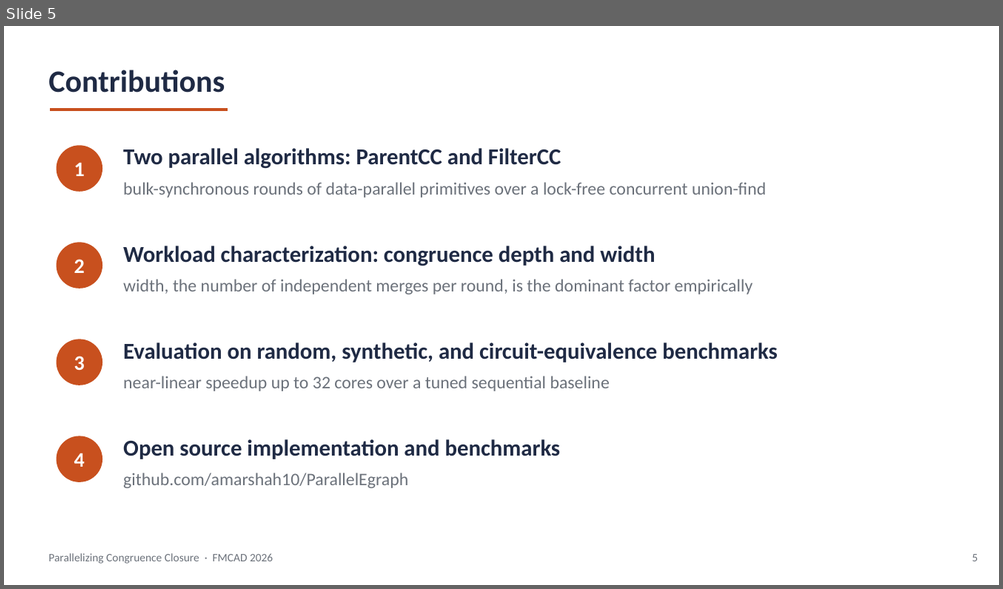
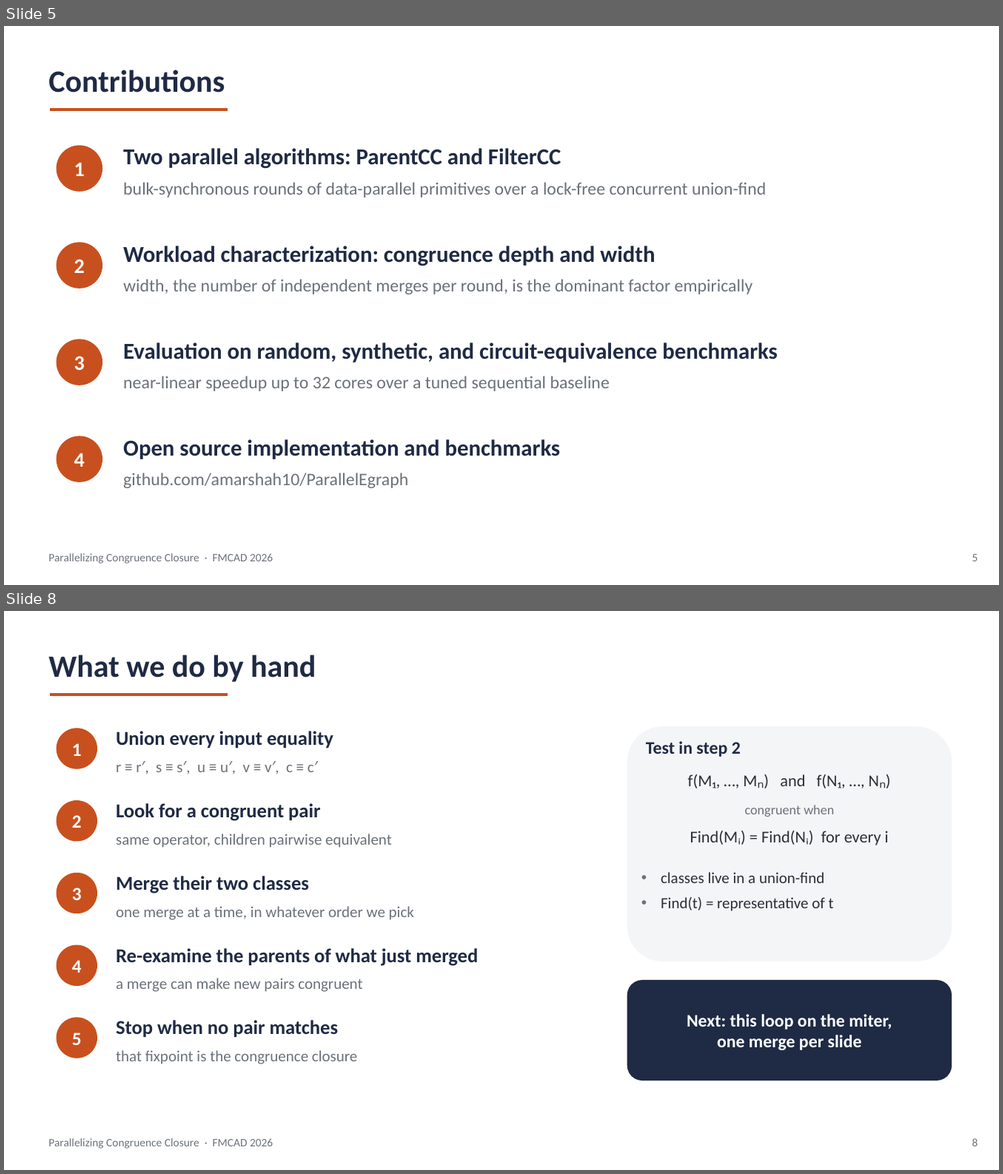
Before and after one commit to amarshah1/parallelcc-paper, a slide deck: slides/parallelcc-part1.pptx. Shown one above the other, each under a label of ours: slide 5 before the commit, slides 5 and 8 after it; the slides between them are not shown. The pictures are 1003x589 and 1003x1174 pixels, drawn with LibreOffice and Linux fonts; fonts in the diff are those of the drawing. Boxes give left, top, right and bottom in pixels: in the first picture for what was removed or moved away, otherwise in the second. Text is boxed around its words. In the diff, an @@ line names an element or a change of style, - is before the commit and + after.

```diff
--- a/slides/parallelcc-part1.pptx
+++ b/slides/parallelcc-part1.pptx
@@ slide 8 added at [4, 611, 999, 1170], background #FFFFFF @@
@@ text added at [48, 655, 316, 682], 30 pt, text #1F2A44, bold @@
+What we do by hand
@@ line added from (51, 695) to (227, 695), #C8501E 2.5 pt @@
@@ rounded rectangle added at [57, 728, 97, 769], fill #C8501E, 18 pt, text #FFFFFF, bold @@
+1
@@ text added at [116, 731, 333, 749], 19 pt, text #1F2A44, bold @@
+Union every input equality
@@ rounded rectangle added at [627, 726, 951, 962], fill #F4F5F7 @@
@@ text added at [646, 741, 740, 757], 17 pt, text #1F2A44, bold @@
+Test in step 2
@@ text added at [116, 765, 314, 772], 15 pt, text #6B717A @@
+r ≡ r′, s ≡ s′, u ≡ u′, v ≡ v′, c ≡ c′
@@ text added at [688, 775, 845, 789], 16 pt, text #2B2F36 @@
+f(M₁, …, Mₙ) and f(N₁, …, Nₙ)
@@ rounded rectangle added at [57, 800, 97, 842], fill #C8501E, 18 pt, text #FFFFFF, bold @@
+2
@@ text added at [116, 803, 320, 821], 19 pt, text #1F2A44, bold @@
+Look for a congruent pair
@@ text added at [745, 805, 834, 817], 13 pt, text #6B717A @@
+congruent when
@@ text added at [690, 831, 888, 846], 16 pt, text #2B2F36 @@
+Find(Mᵢ) = Find(Nᵢ) for every i
@@ text added at [116, 834, 392, 848], 15 pt, text #6B717A @@
+same operator, children pairwise equivalent
@@ rounded rectangle added at [57, 873, 97, 914], fill #C8501E, 18 pt, text #FFFFFF, bold @@
+3
@@ text added at [116, 876, 309, 894], 19 pt, text #1F2A44, bold @@
+Merge their two classes
@@ text added at [660, 872, 834, 911], 15 pt, text #2B2F36 @@
+• classes live in a union-find
+• Find(t) = representative of t
@@ text added at [116, 906, 414, 920], 15 pt, text #6B717A @@
+one merge at a time, in whatever order we pick
@@ rounded rectangle added at [57, 945, 97, 986], fill #C8501E, 18 pt, text #FFFFFF, bold @@
+4
@@ text added at [116, 948, 478, 966], 19 pt, text #1F2A44, bold @@
+Re-examine the parents of what just merged
@@ text added at [116, 978, 362, 992], 15 pt, text #6B717A @@
+a merge can make new pairs congruent
@@ rounded rectangle added at [627, 980, 951, 1081], fill #1F2A44, 17 pt, text #FFFFFF, bold @@
+Next: this loop on the miter,
+one merge per slide
@@ rounded rectangle added at [57, 1017, 97, 1059], fill #C8501E, 18 pt, text #FFFFFF, bold @@
+5
@@ text added at [116, 1020, 338, 1038], 19 pt, text #1F2A44, bold @@
+Stop when no pair matches
@@ text added at [116, 1051, 357, 1065], 15 pt, text #6B717A @@
+that fixpoint is the congruence closure
@@ text added at [48, 1139, 273, 1149], 11 pt, text #6B717A @@
+Parallelizing Congruence Closure · FMCAD 2026
@@ text added at [972, 1139, 978, 1147], 11 pt, text #6B717A @@
+8
```
Also in this commit, not shown: 21 slides changed, 1 other slide added, 1 other file.
